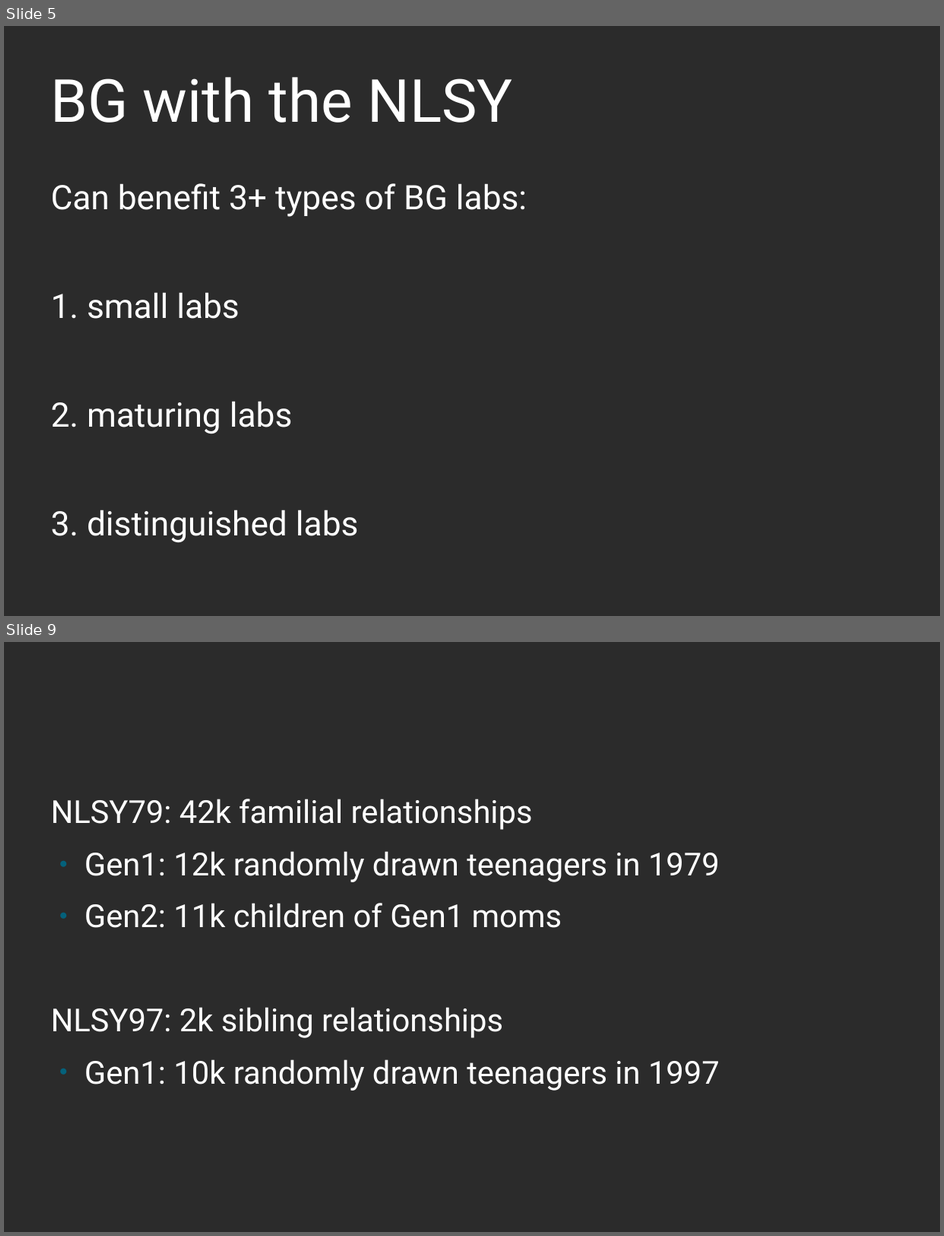
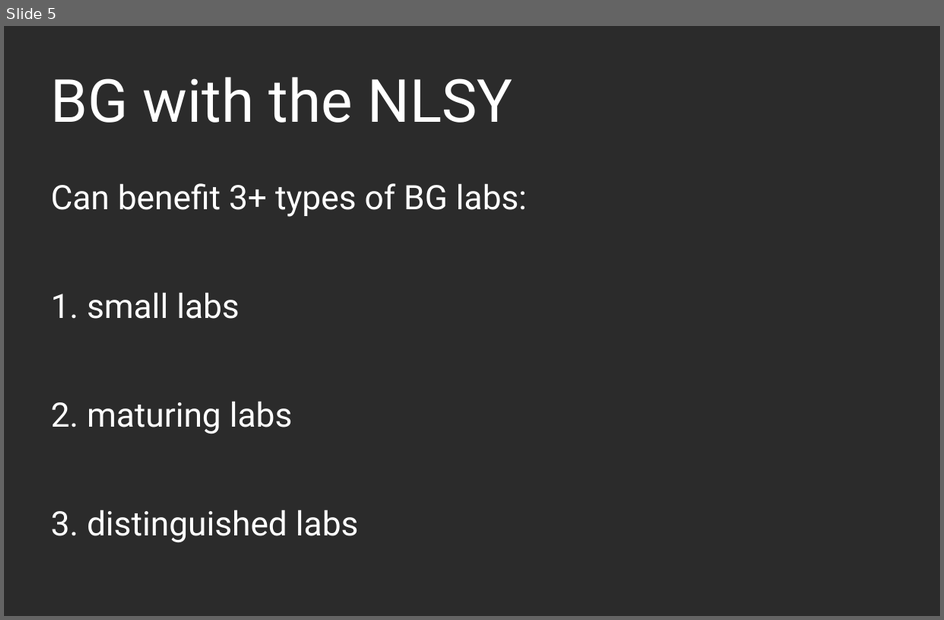
Before and after one commit to nlsy-links/nlsy-links-determination-2017, a slide deck: documentation/publications/2019-stockholm/beasley-2019-bga-stockholm.odp. Shown one above the other, each under a label of ours: slides 5 and 9 before the commit, slide 5 after it; the slides between them are not shown. The pictures are 944x1236 and 944x620 pixels, drawn with LibreOffice and Linux fonts; fonts in the diff are those of the drawing; background and template pictures are left out; a plain dark background stands for a picture behind light text. Boxes give left, top, right and bottom in pixels: in the first picture for what was removed or moved away, otherwise in the second. Text is boxed around its words. In the diff, an @@ line names an element or a change of style, - is before the commit and + after.

```diff
--- a/documentation/publications/2019-stockholm/beasley-2019-bga-stockholm.odp
+++ b/documentation/publications/2019-stockholm/beasley-2019-bga-stockholm.odp
@@ slide 9 removed at box(4, 642, 940, 1232), background picture (left out) @@
@@ text removed at box(51, 799, 720, 1090) @@
-NLSY79: 42k familial relationships
-● Gen1: 12k randomly drawn teenagers in 1979
-● Gen2: 11k children of Gen1 moms
-NLSY97: 2k sibling relationships
-● Gen1: 10k randomly drawn teenagers in 1997
```
Also in this commit, not shown: 4 slides changed, 2 slides added.
